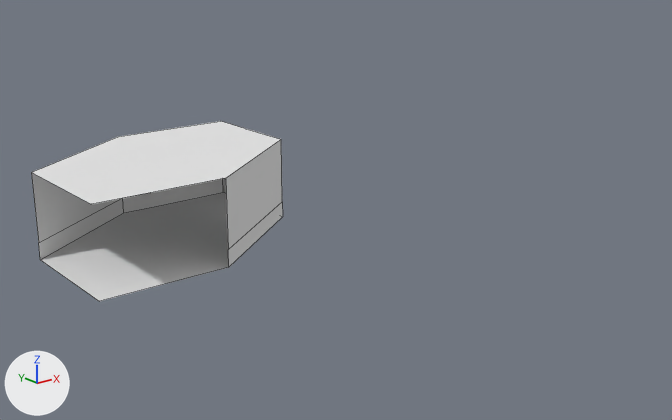
An edit to the OBJ model Assets/Models/Rooma9.obj, drawn before and after from the same camera.
One viewpoint serves both versions: a 50 mm camera at (-9.99, -19.2, 7.2) aimed at (2.16, -4.01, 1.13). The lights are fixed; the arrows at lower left show +X, +Y and +Z. Mesh edges are drawn as thin lines. Where no turn or scale is listed for an object, it has been applied to the vertices.

Names of what the first picture shows: 'Rooma9'.
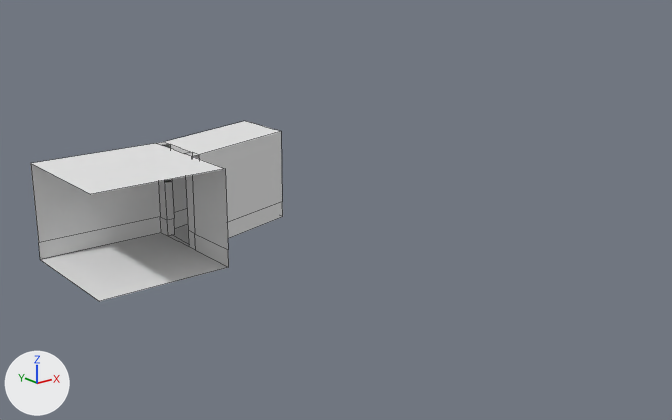
The change in detail:
me_rooma9 is used by ob_rooma9; location (0.0, 0.0, 0.0).
me_rooma9 had 26 vertices, 10 faces and spanned x -3.0..3.0, y -3.0..2.0, z 0.0..2.0.
me_rooma9 now has 60 vertices, 36 faces and spans x -3.0..6.0, y -9.0..0.8, z 0.0..2.2.
Part 1, on me_rooma9:
11 vertices are removed from x 0.01..3.0, y 2.0, z 0.0..2.0.
10 faces are deleted.
5 vertices in x -3.0..3.0, y -3.0..0.8, z 2.0 move by (0.0, 0.0, 0.2).
1 vertex moves from x 0.01, y 2.0, z 0.4 to x 0.0, y 0.0, z 0.4.
12 vertices are added at x 0.0..0.2, y -1.6..0.0, z 0.0..2.0.
6 new vertices lie (-2.8, -0.8, 0.0) away from vertices in x 3.0, y -0.8..0.8, z 0.0..2.0.
6 new vertices lie (0.0, -0.3, 0.0) away from vertices in x 0.01..3.0, y 0.0..2.0, z 0.0..2.2.
6 new vertices lie (-0.2, 0.0, 0.0) away from vertices in x 0.2, y -1.6..0.0, z 0.0..2.2.
7 new vertices lie (0.0, 0.3, 0.0) away from vertices in x 0.0..3.0, y -1.6..-0.8, z 0.0..2.2.
5 new vertices lie (0.0, 0.5, 0.0) away from vertices in x 0.0..3.0, y -1.3..-0.5, z 0.0..2.2.
36 new faces join them.

Pixel boxes [x1, y1, x2, y2] of what changed, in the pictures (672 x 420 px):
part 1 of me_rooma9, built on: [31, 121, 283, 286] in both
